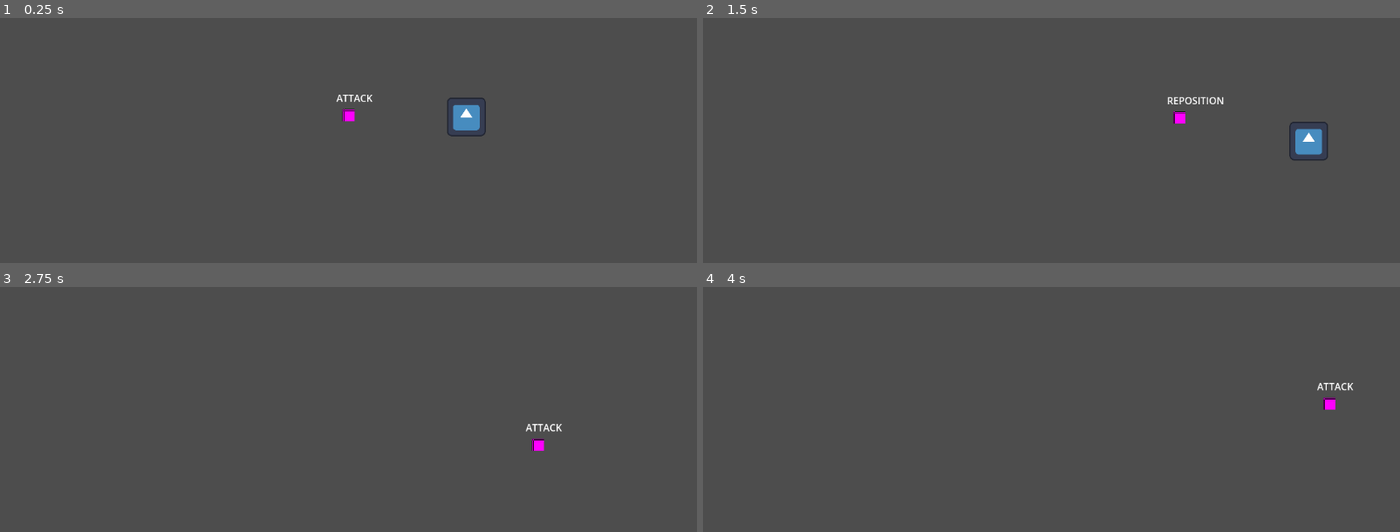
Above: before the commit, frames 1-4 (two rows, left to right).
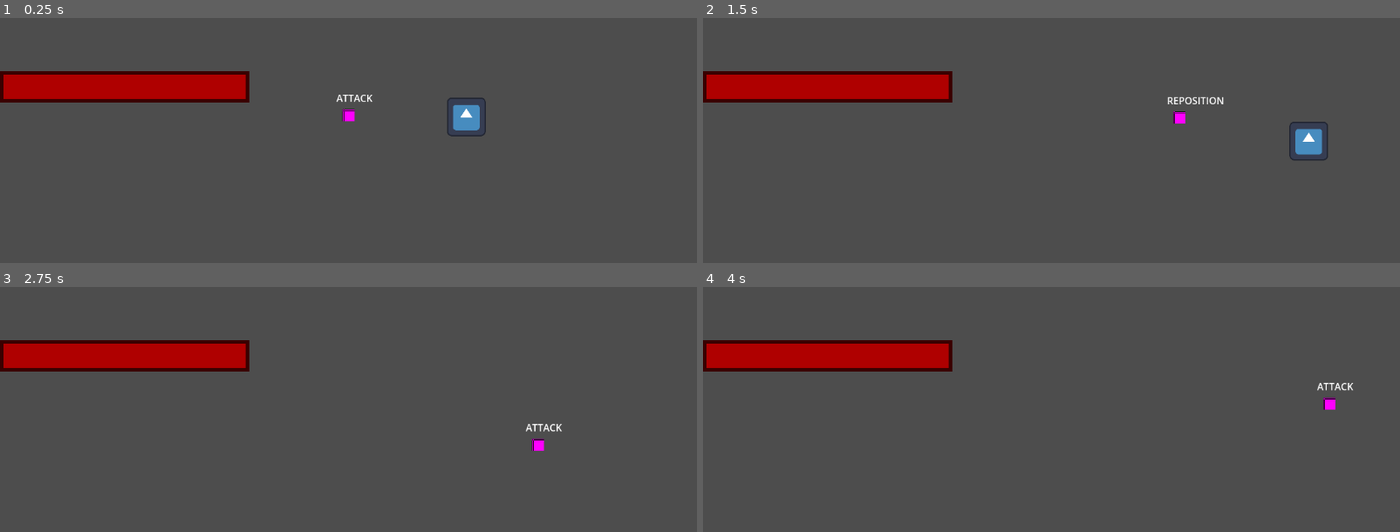
Above: after the commit, the same moments.

Repository: Pkb-Codes/zekome
Game: Godot game, scene res://dev_sandboxes/dev_Bhavishya.tscn
Two runs of this game, one before a commit and one after it. Both use one fixed random seed, a clock stepped at 60 frames per second and the inputs below. This scene is started directly instead of the project's main scene. The engine's default icon, where the game draws it, is replaced by a stand-in: a white triangle on a blue panel in a dark square.
Inputs (mouse positions are in pixels of both pictures, inside the frame that each line leads up to):
- Up to frame 1 (0.25 s): no input
- Up to frame 2 (1.5 s): tap Enter at 0.5 s; move the mouse to (1204, 96) at 0.52 s; hold Right (ui_right) 0.53-1.28 s; tap Space (Dash) at 0.6, 1.35 s; move the mouse to (912, 135) at 1.27 s; hold Down (ui_down) from 1.28 s (still down)
- Up to frame 3 (2.75 s): move the mouse to (418, 299) at 2.02 s; release Down (ui_down) at 2.03 s; hold Right (ui_right) from 2.03 s (still down); tap Space (Dash) at 2.1 s
- Up to frame 4 (4 s): move the mouse to (1016, 463) at 2.77 s; release Right (ui_right) at 2.78 s; hold Up (ui_up) 2.78-3.53 s; tap Space (Dash) at 2.85, 3.5, 3.6 s; move the mouse to (1260, 443) at 3.52 s; hold Left (ui_left) from 3.53 s (still down)

The runs differ from the first frame. In frame 1, 4.6% of the frame differs, in the area x 0-36%, y 21-35%; in frame 2, 4.6%; in frame 3, 4.6%; in frame 4, 4.6%.
Error after the commit: Invalid access to property or key 'max_health' on a base object of type 'CharacterBody2D'. (res://scripts/player_hud.gd:13)

Commit message:
Dragged in player HUD to wolf sandbox, shows errors
player HUD giving error

Diff:
--- a/dev_sandboxes/dev_Bhavishya.tscn
+++ b/dev_sandboxes/dev_Bhavishya.tscn
@@ -2,6 +2,7 @@
 
 [ext_resource type="PackedScene" uid="uid://dqe2g58xr7fek" path="res://scenes/Wolf.tscn" id="1_mlt7u"]
 [ext_resource type="PackedScene" uid="uid://begq6fhebah0v" path="res://scenes/player.tscn" id="2_ji6t0"]
+[ext_resource type="PackedScene" uid="uid://dis5mvgbi7020" path="res://scenes/player_hud.tscn" id="3_hi1cn"]
 
 [sub_resource type="PlaceholderTexture2D" id="PlaceholderTexture2D_v25rj"]
 size = Vector2(10, 10)
@@ -29,3 +30,7 @@
 position = Vector2(195, 3)
 scale = Vector2(0.5, 0.5)
 collision_layer = 4
+
+[node name="Player_HUD" parent="." unique_id=1192228224 instance=ExtResource("3_hi1cn")]
+offset = Vector2(0, -308.655)
+transform = Transform2D(1, 0, 0, 1, 0, -308.655)
